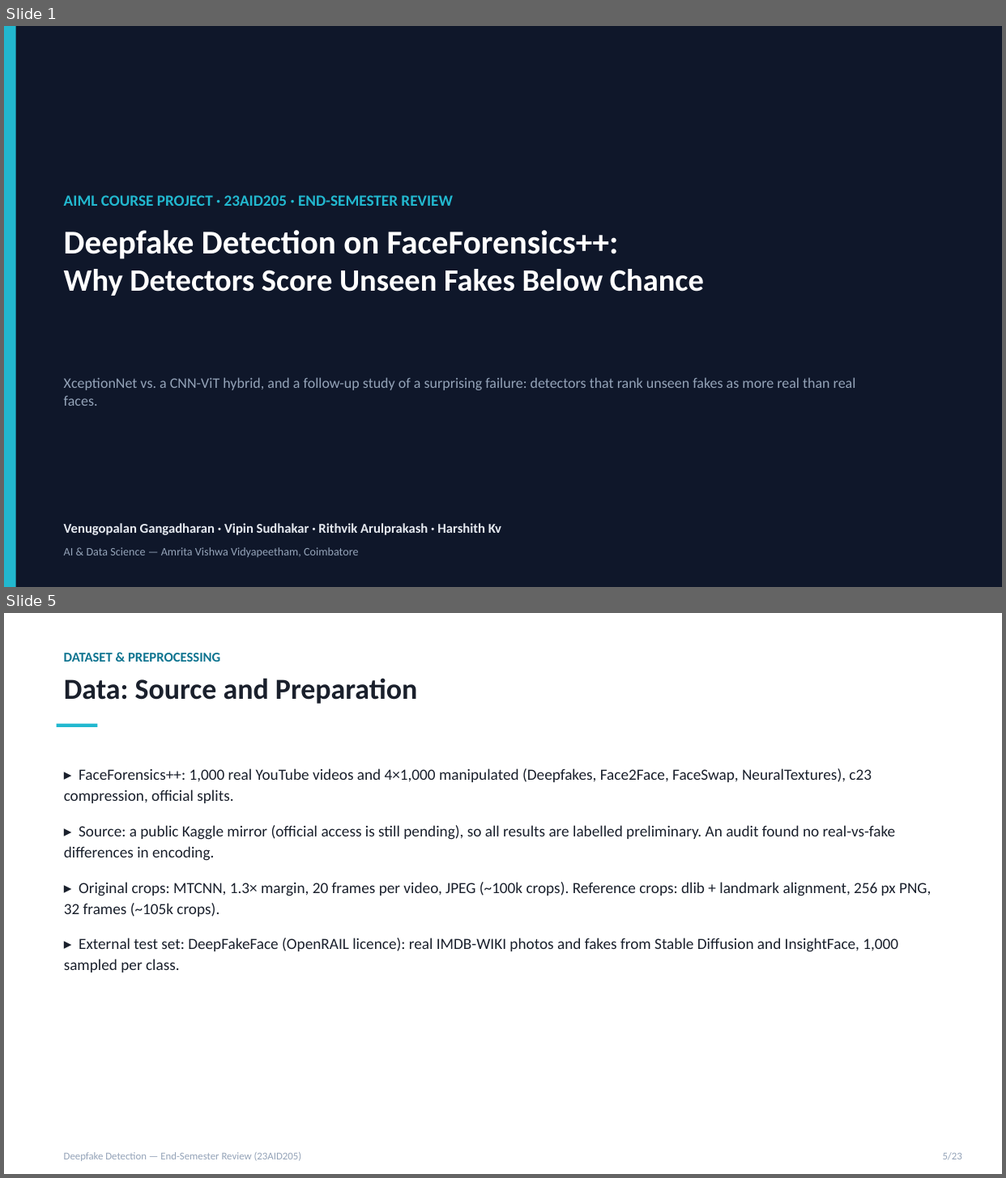
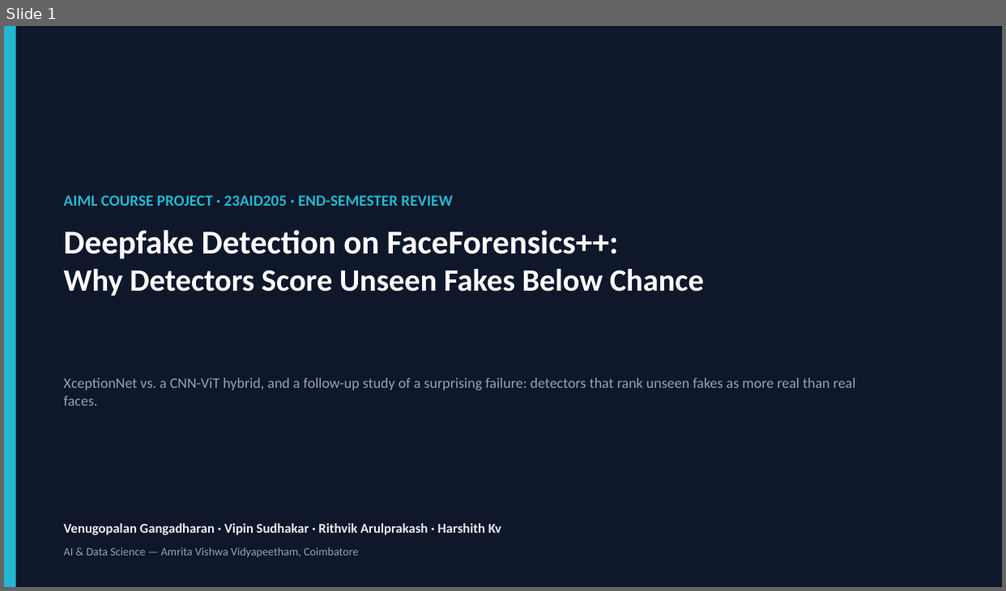
Before and after one commit to DUNE-ODYSSEY/deepfake-detection, a slide deck: docs/end_review_presentation.pptx. Shown one above the other, each under a label of ours: slides 1 and 5 before the commit, slide 1 after it; the slides between them are not shown. The pictures are 1006x1178 and 1006x591 pixels, drawn with LibreOffice and Linux fonts; fonts in the diff are those of the drawing. Boxes give left, top, right and bottom in pixels: in the first picture for what was removed or moved away, otherwise in the second. Text is boxed around its words. In the diff, an @@ line names an element or a change of style, - is before the commit and + after.

Commit message:
End-semester review deck: shortened to 13 slides

```diff
--- a/docs/end_review_presentation.pptx
+++ b/docs/end_review_presentation.pptx
@@ slide 5 removed at [4, 613, 1002, 1174], background #FFFFFF @@
@@ text removed at [64, 653, 220, 662] @@
-DATASET & PREPROCESSING
@@ text removed at [64, 678, 417, 704] @@
-Data: Source and Preparation
@@ rectangle removed at [57, 724, 98, 726] @@
@@ text removed at [64, 769, 931, 973] @@
-▸ FaceForensics++: 1,000 real YouTube videos and 4×1,000 manipulated (Deepfakes, Face2Face, FaceSwap, NeuralTextures), c23 compression, official splits.
-▸ Source: a public Kaggle mirror (official access is still pending), so all results are labelled preliminary. An audit found no real-vs-fake differences in encoding.
-▸ Original crops: MTCNN, 1.3× margin, 20 frames per video, JPEG (~100k crops). Reference crops: dlib + landmark alignment, 256 px PNG, 32 frames (~105k crops).
-▸ External test set: DeepFakeFace (OpenRAIL licence): real IMDB-WIKI photos and fakes from Stable Diffusion and InsightFace, 1,000 sampled per class.
@@ text removed at [64, 1152, 302, 1161] @@
-Deepfake Detection — End-Semester Review (23AID205)
@@ text removed at [943, 1152, 962, 1160] @@
-5/23
```
Also in this commit, not shown: 11 slides changed, 1 slide added, 10 other slides removed.
